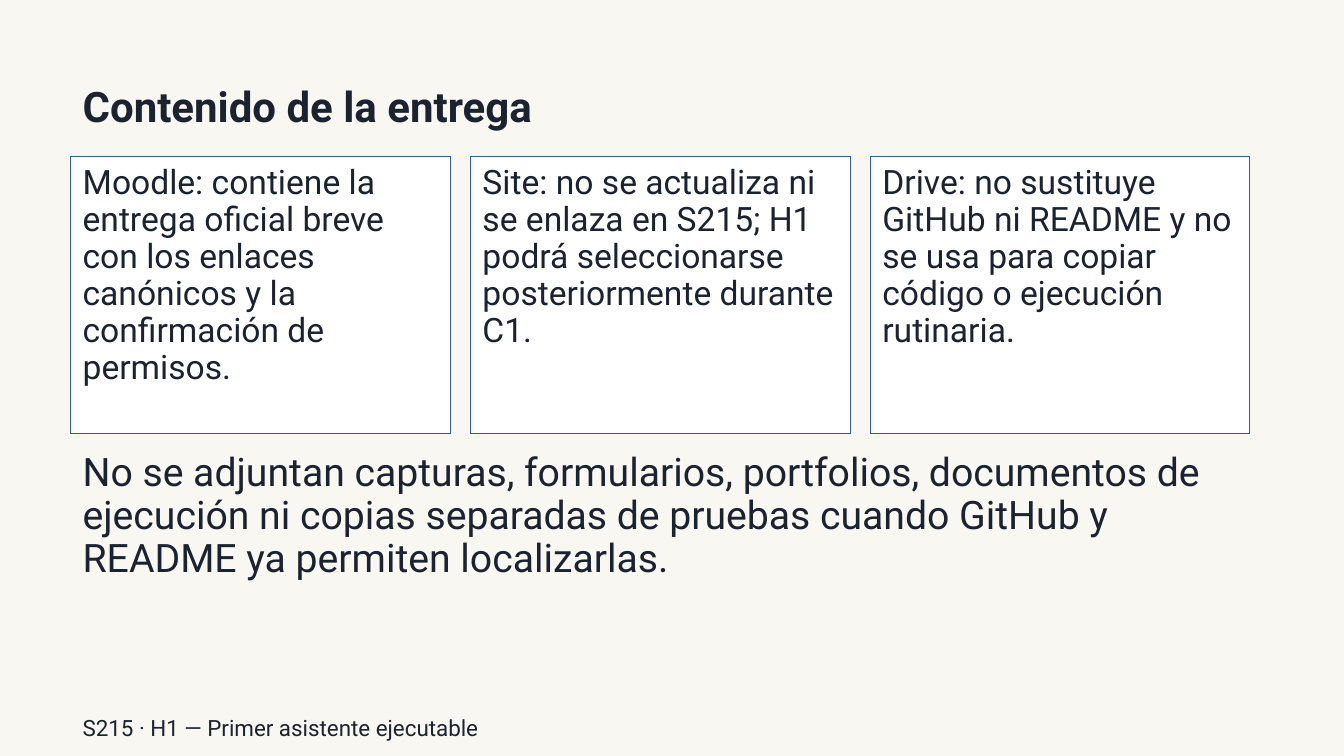
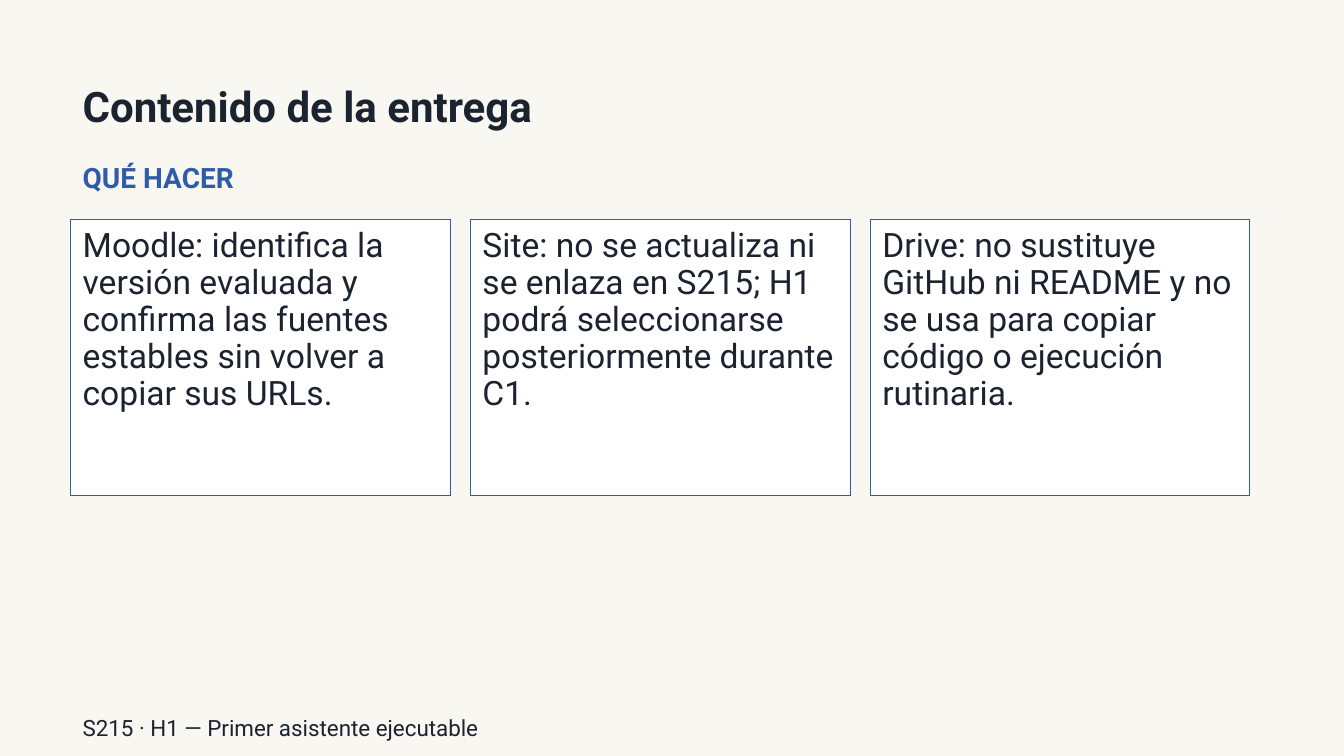
Before and after one commit to llombardero/curso-26-27, a slide deck: slide 17 of 02-PROFESORADO/03-PRESENTACIONES/POR-SESION/h1/S215-defensa-y-cierre-h1-presentacion.pptx. Drawn at 1344x756 pixels with LibreOffice and Linux fonts; fonts in the diff are those of the drawing. Boxes give left, top, right and bottom in pixels: in the first picture for what was removed or moved away, otherwise in the second. Text is boxed around its words. In the diff, an @@ line names an element or a change of style, - is before the commit and + after.

```diff
--- a/02-PROFESORADO/03-PRESENTACIONES/POR-SESION/h1/S215-defensa-y-cierre-h1-presentacion.pptx
+++ b/02-PROFESORADO/03-PRESENTACIONES/POR-SESION/h1/S215-defensa-y-cierre-h1-presentacion.pptx
@@ rectangle removed at (71,156,451,434) @@
-Moodle: contiene la entrega oficial breve con los enlaces canónicos y la confirmación de permisos.
@@ text added at (83,162,234,192), 20 pt, text #2F5BA8, bold @@
+QUÉ HACER
@@ rectangle added at (71,219,451,496), fill #FFFFFF, outline #2F5BA8 0.75 pt, 24 pt, text #1C2330 @@
+Moodle: identifica la versión evaluada y confirma las fuentes estables sin volver a copiar sus URLs.
@@ rectangle "Site: no se actualiza ni ...": place and size @@
-rectangle "Site: no se actualiza ni ..." at (471,156,851,434)
+rectangle "Site: no se actualiza ni ..." at (471,219,851,496)
@@ rectangle "Drive: no sustituye GitHub ni ...": place and size @@
-rectangle "Drive: no sustituye GitHub ni ..." at (870,156,1250,434)
+rectangle "Drive: no sustituye GitHub ni ..." at (870,219,1250,496)
@@ text removed at (83,456,1200,581) @@
-No se adjuntan capturas, formularios, portfolios, documentos de ejecución ni copias separadas de pruebas cuando GitHub y README ya permiten localizarlas.
```
Also in this commit, not shown: 2 other slides changed, 2 slides added, 2 slides removed, 56 other files.
